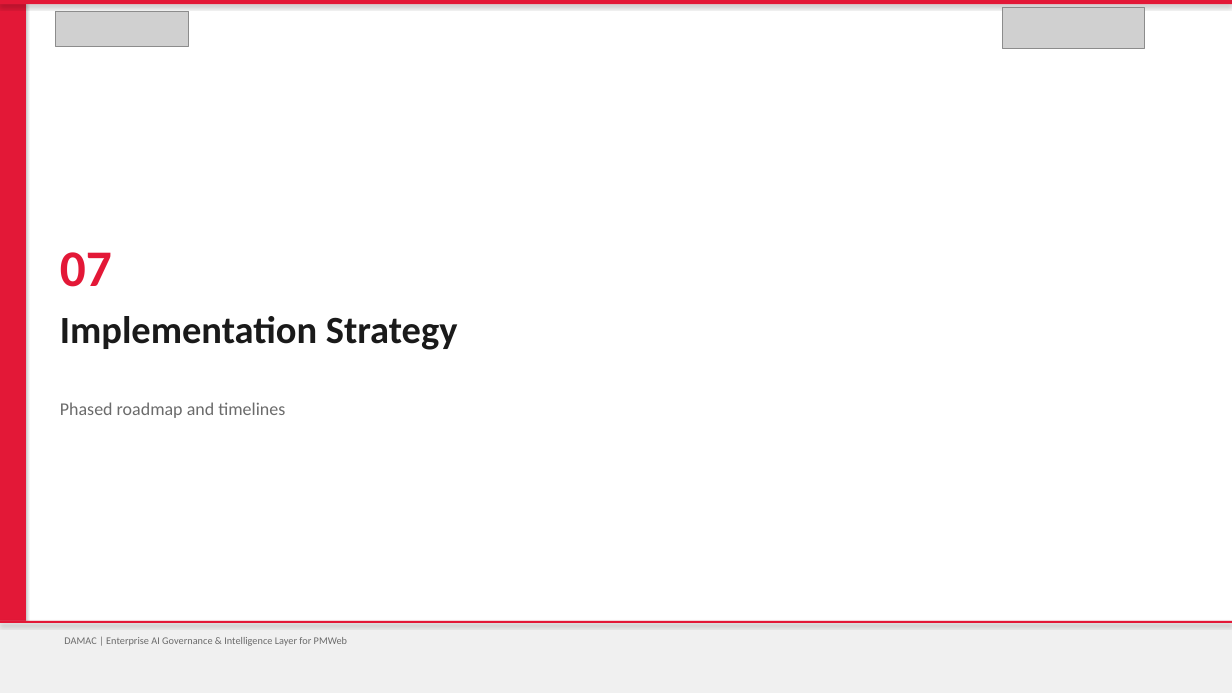
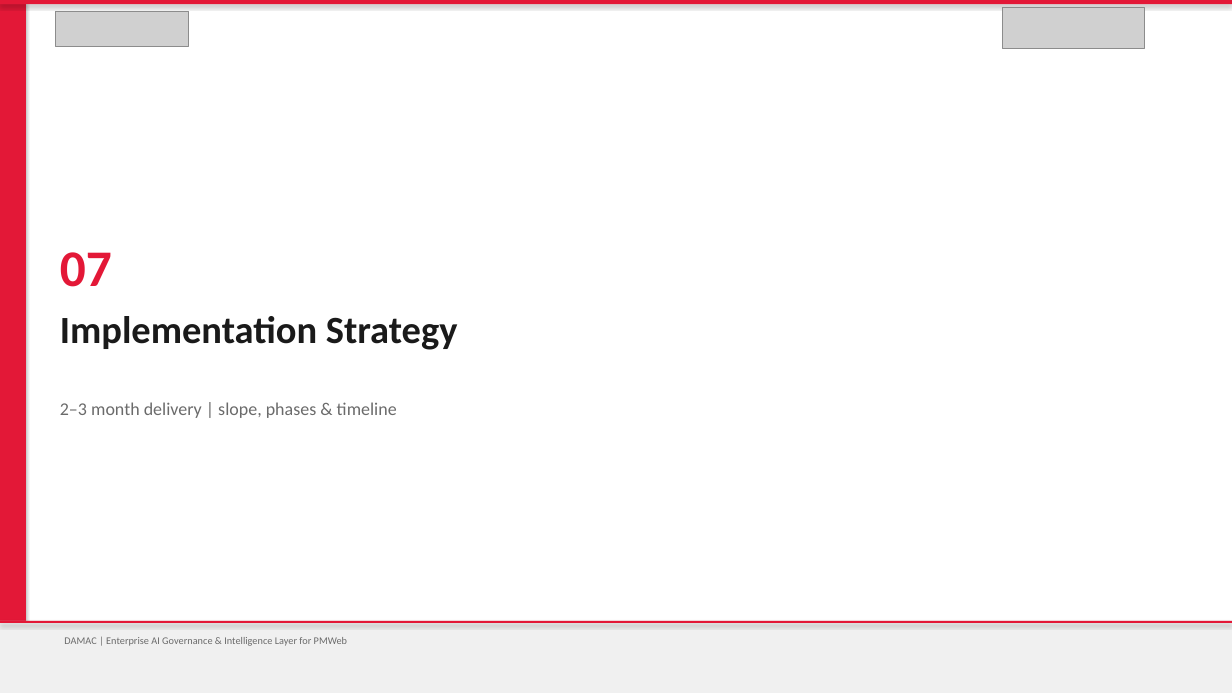
Before and after one commit to vishnushankar9024/procurehubibi, a slide deck: slide 25 of output/DAMAC_PMWeb_AI_Governance_Intelligence_Layer.pptx. Drawn at 1232x693 pixels with LibreOffice and Linux fonts; fonts in the diff are those of the drawing; grey boxes stand for pictures. Boxes give left, top, right and bottom in pixels: in the first picture for what was removed or moved away, otherwise in the second. Text is boxed around its words. In the diff, an @@ line names an element or a change of style, - is before the commit and + after.

```diff
--- a/output/DAMAC_PMWeb_AI_Governance_Intelligence_Layer.pptx
+++ b/output/DAMAC_PMWeb_AI_Governance_Intelligence_Layer.pptx
@@ text at bbox=[60, 402, 397, 418]: text changed @@
-Phased roadmap and timelines
+2–3 month delivery | slope, phases & timeline
```
Also in this commit, not shown: 4 other slides changed, 1 slide added, 3 other files.
